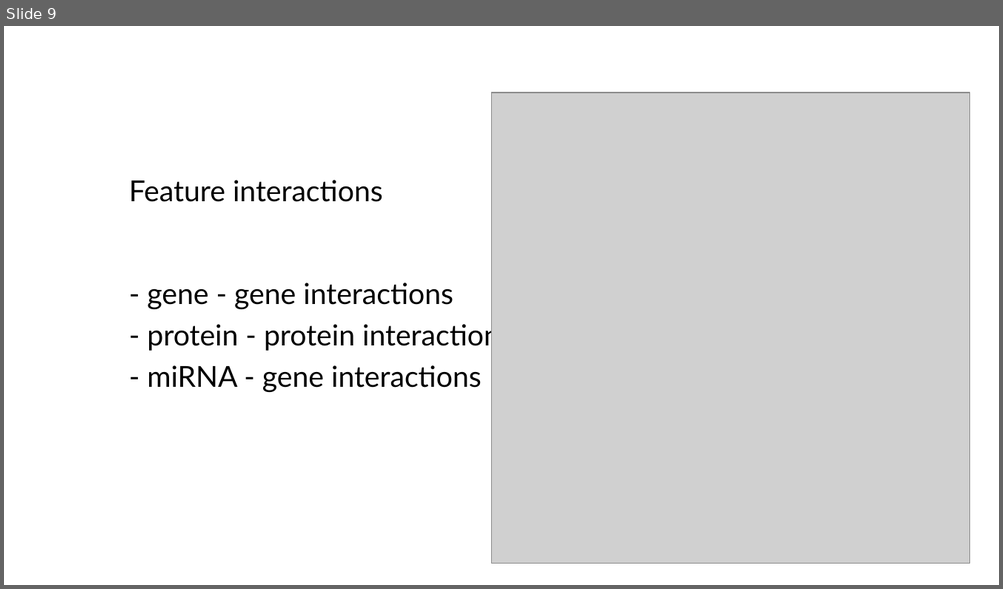
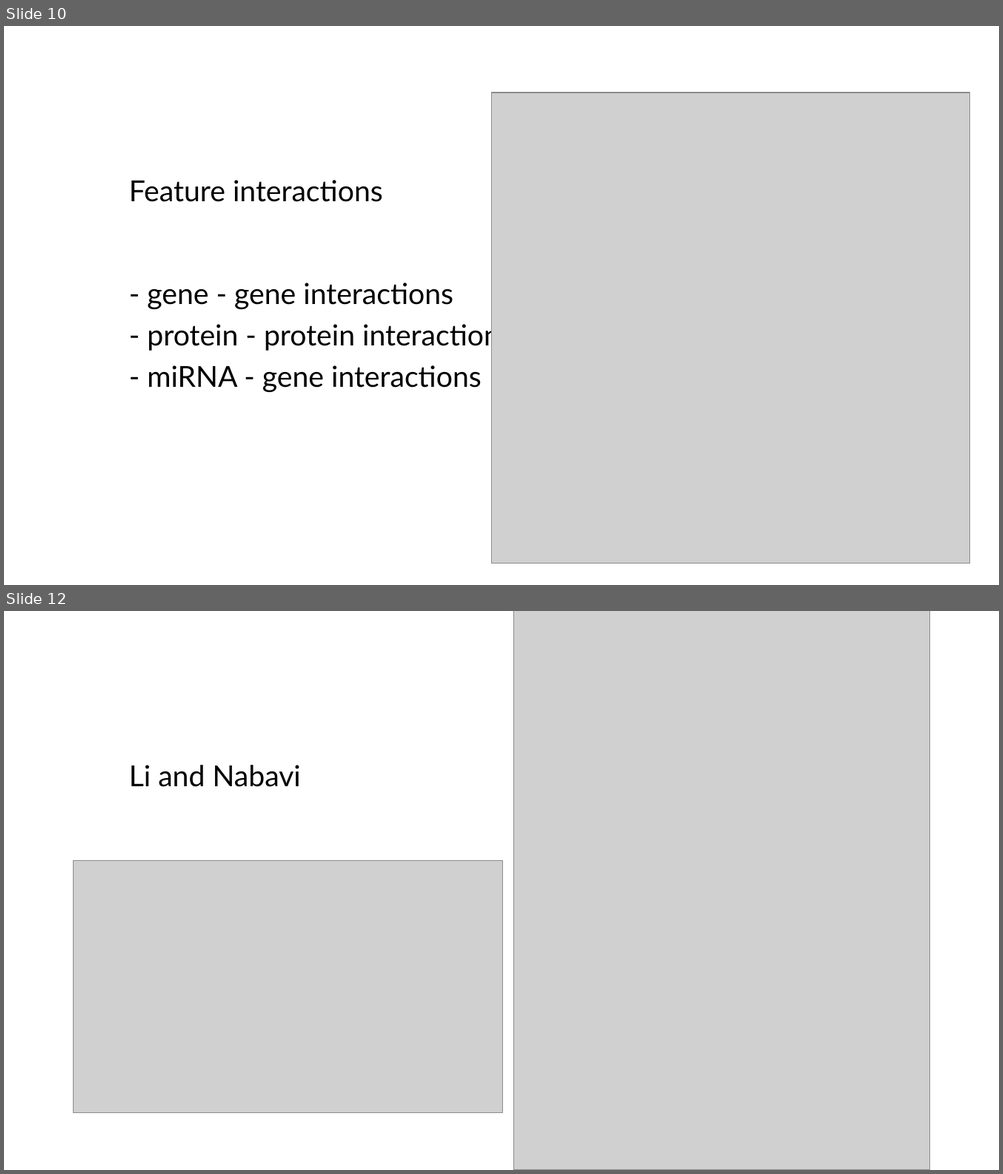
Before and after one commit to JanLubojacky/DiplomaThesis, a slide deck: SemestralPPT.pptx. Shown one above the other, each under a label of ours: slide 9 before the commit, slides 10 and 12 after it; the slides between them are not shown. The pictures are 1003x589 and 1003x1174 pixels, drawn with LibreOffice and Linux fonts; fonts in the diff are those of the drawing; grey boxes stand for pictures; background and template pictures are left out. Boxes give left, top, right and bottom in pixels: in the first picture for what was removed or moved away, otherwise in the second. Text is boxed around its words. In the diff, an @@ line names an element or a change of style, - is before the commit and + after.

```diff
--- a/SemestralPPT.pptx
+++ b/SemestralPPT.pptx
@@ slide 12 added at (x1=4, y1=611, x2=999, y2=1170), background #FFFFFF @@
@@ picture added at (x1=514, y1=611, x2=929, y2=1170) @@
@@ title added at (x1=129, y1=765, x2=301, y2=787), 28 pt, text #000000 @@
+Li and Nabavi
@@ picture added at (x1=74, y1=861, x2=503, y2=1113) @@
@@ what was slide 9 is now slide 10 @@
```
Also in this commit, not shown: 4 slides changed, 3 other slides added, 3 slides removed, 4 other files.
